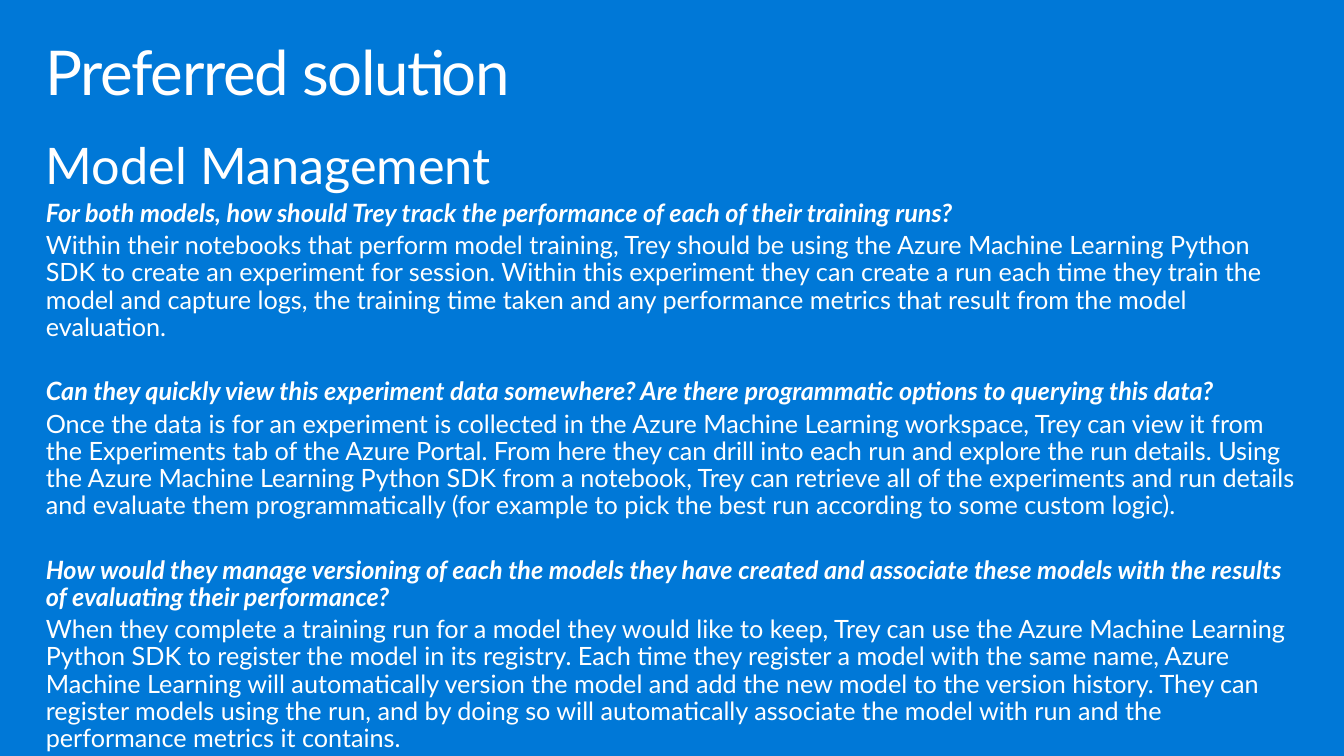
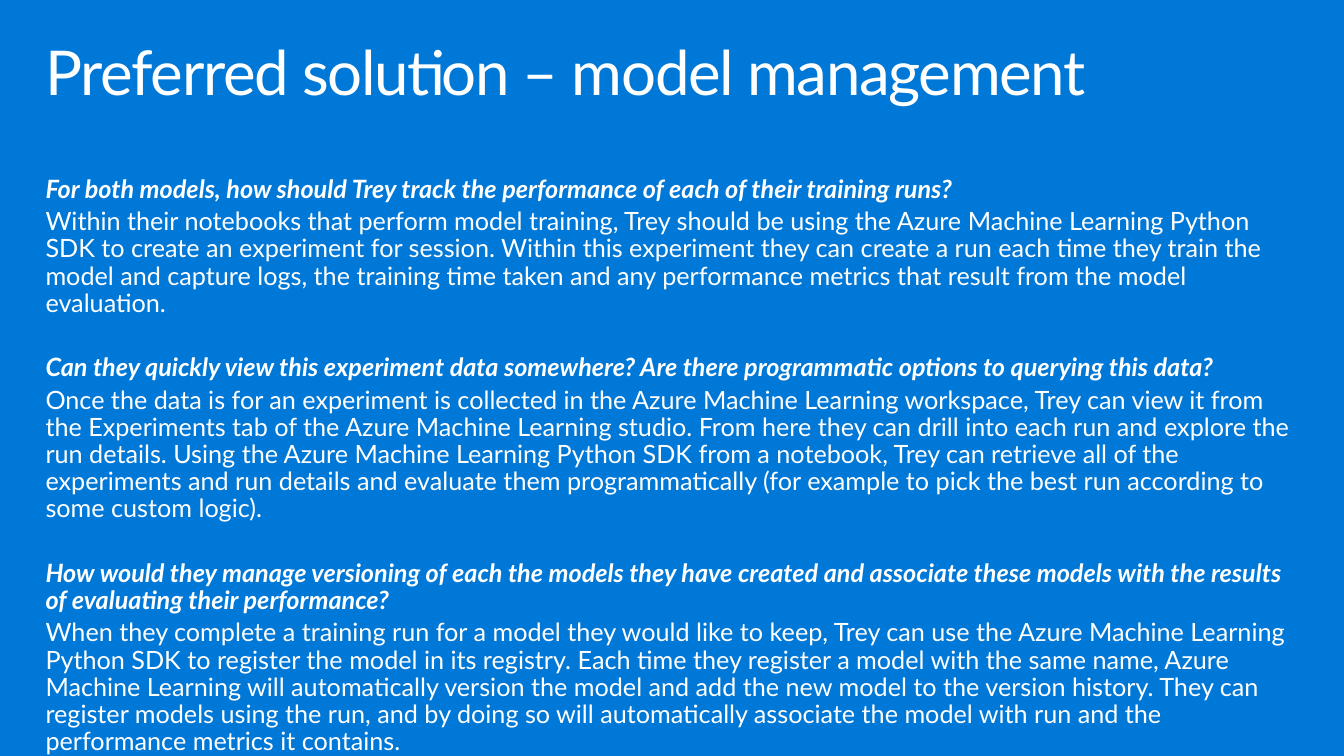
Before and after one commit to ocplatest/MCW-Machine-Learning, a slide deck: slide 22 of Whiteboard design session/WDS trainer presentation - Machine Learning.pptx. Drawn at 1344x756 pixels with LibreOffice and Linux fonts; fonts in the diff are those of the drawing. Boxes give left, top, right and bottom in pixels: in the first picture for what was removed or moved away, otherwise in the second. Text is boxed around its words. In the diff, an @@ line names an element or a change of style, - is before the commit and + after.

```diff
--- a/Whiteboard design session/WDS trainer presentation - Machine Learning.pptx
+++ b/Whiteboard design session/WDS trainer presentation - Machine Learning.pptx
@@ title at <box>46,49,1085,106</box>: text changed @@
-Preferred solution
+Preferred solution – model management
@@ text at <box>46,147,491,193</box>: paragraph removed @@
-Model Management
@@ text "For both models, how should ...": place and size @@
-text "For both models, how should ..." at <box>46,147,1295,697</box>
+text "For both models, how should ..." at <box>46,179,1289,728</box>
@@ text at <box>46,390,1289,522</box>: text changed @@
-Once the data is for an experiment is collected in the Azure Machine Learning workspace, Trey can view it from the Experiments tab of the Azure Portal. From here they can drill into each run and explore the run details. Using the Azure Machine Learning Python SDK from a notebook, Trey can retrieve all of the experiments and run details and evaluate them programmatically (for example to pick the best run according to some custom logic).
+Once the data is for an experiment is collected in the Azure Machine Learning workspace, Trey can view it from the Experiments tab of the Azure Machine Learning studio. From here they can drill into each run and explore the run details. Using the Azure Machine Learning Python SDK from a notebook, Trey can retrieve all of the experiments and run details and evaluate them programmatically (for example to pick the best run according to some custom logic).
```
Also in this commit, not shown: 20 other slides changed, 3 other files.
